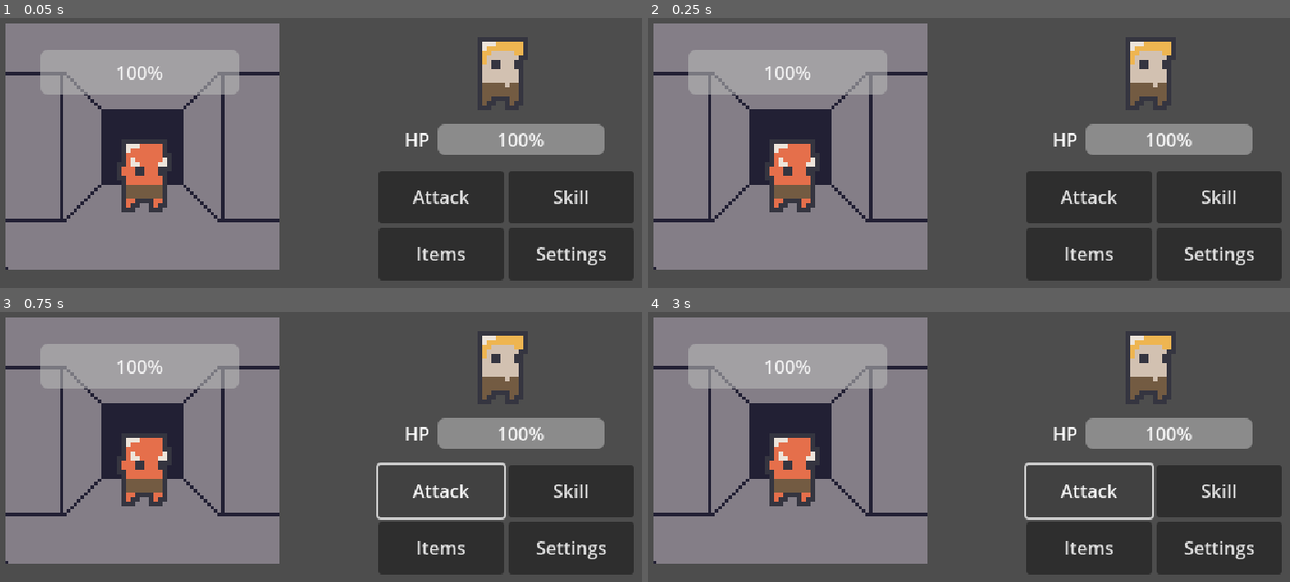
Above: before the commit, frames 1-4 (two rows, left to right).
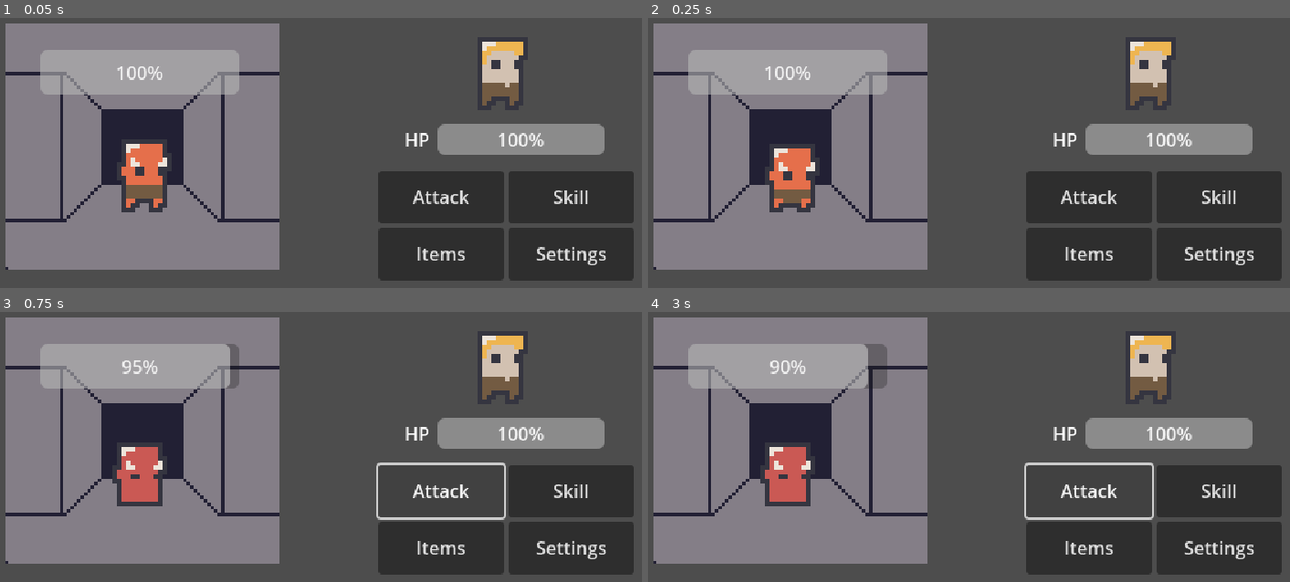
Above: after the commit, the same moments.

Repository: THE21Falcam/Dungeon-Madness
Game: Godot game, scene res://Main World/main_world.tscn
Same seed, same stepped clock (60 frames per second), same inputs: the game is played once before the commit and once after it.
Inputs:
- Up to frame 1 (0.05 s): no input
- Up to frame 2 (0.25 s): no input
- Up to frame 3 (0.75 s): click "Attack" at 0.5 s
- Up to frame 4 (3 s): click "Skill" at 1.25 s; click "Items" at 2 s; click "Attack" at 2.75 s

Frame 1 is identical in both runs. In frame 2, 0.5% of the frame differs, in the area x 18-27%, y 46-71%; in frame 3, 2.1%; in frame 4, 2.4%, in the area x 17-38%, y 11-72%.

Commit message:
Added Atttack and Damage Mechanics to the Game

Diff:
--- a/Dungen Foe/dungen_foe.gd
+++ b/Dungen Foe/dungen_foe.gd
@@ -1 +1,34 @@
 extends Node2D
+
+var HP = 20
+var Foe_Die = false
+var Foe_hit = false
+@onready var sprite = $AnimatedSprite2D
+var hp: int = 100
+var state: String = "idle"
+
+func play_idle():
+	state = "idle"
+	sprite.play("Demon_Normal")
+
+func play_attack():
+	state = "attack"
+	sprite.play("Demon_Hurt")
+
+func play_die():
+	state = "die"
+	sprite.play("Demon_Die")
+
+
+func _process(delta: float) -> void:
+	# Check health
+	if HP <= 0 and state != "die":
+		Foe_Die = true
+		play_die()
+
+	if state == "attack" and not sprite.is_playing():
+		play_idle()
+
+	if state == "die" and not sprite.is_playing():
+
+		sprite.hide()
--- a/Dungen Foe/dungen_foe.tscn
+++ b/Dungen Foe/dungen_foe.tscn
@@ -1,7 +1,39 @@
-[gd_scene load_steps=8 format=3 uid="uid://c6kbe1mcxwwga"]
+[gd_scene load_steps=16 format=3 uid="uid://c6kbe1mcxwwga"]
 
 [ext_resource type="Script" uid="uid://bfcbsxb7myxky" path="res://Dungen Foe/dungen_foe.gd" id="1_i3c0f"]
 [ext_resource type="Texture2D" uid="uid://ctt2evxr62lay" path="res://Assets/Dungeon Sprites by analogstudios/demon_.png" id="1_nb8te"]
+
+[sub_resource type="AtlasTexture" id="AtlasTexture_mpr6n"]
+atlas = ExtResource("1_nb8te")
+region = Rect2(0, 120, 24, 24)
+
+[sub_resource type="AtlasTexture" id="AtlasTexture_6lwka"]
+atlas = ExtResource("1_nb8te")
+region = Rect2(24, 120, 24, 24)
+
+[sub_resource type="AtlasTexture" id="AtlasTexture_7fnts"]
+atlas = ExtResource("1_nb8te")
+region = Rect2(48, 120, 24, 24)
+
+[sub_resource type="AtlasTexture" id="AtlasTexture_evkfn"]
+atlas = ExtResource("1_nb8te")
+region = Rect2(72, 120, 24, 24)
+
+[sub_resource type="AtlasTexture" id="AtlasTexture_i3c0f"]
+atlas = ExtResource("1_nb8te")
+region = Rect2(0, 96, 24, 24)
+
+[sub_resource type="AtlasTexture" id="AtlasTexture_p0u0c"]
+atlas = ExtResource("1_nb8te")
+region = Rect2(24, 96, 24, 24)
+
+[sub_resource type="AtlasTexture" id="AtlasTexture_7jqhu"]
+atlas = ExtResource("1_nb8te")
+region = Rect2(48, 96, 24, 24)
+
+[sub_resource type="AtlasTexture" id="AtlasTexture_3cvy3"]
+atlas = ExtResource("1_nb8te")
+region = Rect2(72, 96, 24, 24)
 
 [sub_resource type="AtlasTexture" id="AtlasTexture_n83fd"]
 atlas = ExtResource("1_nb8te")
@@ -23,6 +55,40 @@
 animations = [{
 "frames": [{
 "duration": 1.0,
+"texture": SubResource("AtlasTexture_mpr6n")
+}, {
+"duration": 1.0,
+"texture": SubResource("AtlasTexture_6lwka")
+}, {
+"duration": 1.0,
+"texture": SubResource("AtlasTexture_7fnts")
+}, {
+"duration": 1.0,
+"texture": SubResource("AtlasTexture_evkfn")
+}],
+"loop": false,
+"name": &"Demon_Die",
+"speed": 4.0
+}, {
+"frames": [{
+"duration": 1.0,
+"texture": SubResource("AtlasTexture_i3c0f")
+}, {
+"duration": 1.0,
+"texture": SubResource("AtlasTexture_p0u0c")
+}, {
+"duration": 1.0,
+"texture": SubResource("AtlasTexture_7jqhu")
+}, {
+"duration": 1.0,
+"texture": SubResource("AtlasTexture_3cvy3")
+}],
+"loop": false,
+"name": &"Demon_Hurt",
+"speed": 12.0
+}, {
+"frames": [{
+"duration": 1.0,
 "texture": SubResource("AtlasTexture_n83fd")
 }, {
 "duration": 1.0,
@@ -34,7 +100,7 @@
 "duration": 1.0,
 "texture": SubResource("AtlasTexture_amdc8")
 }],
-"loop": true,
+"loop": false,
 "name": &"Demon_Normal",
 "speed": 5.0
 }]
@@ -46,4 +112,7 @@
 
 [node name="AnimatedSprite2D" type="AnimatedSprite2D" parent="."]
 sprite_frames = SubResource("SpriteFrames_cexqq")
-animation = &"Demon_Normal"
+animation = &"Demon_Die"
+autoplay = "Demon_Normal"
+
+[connection signal="animation_finished" from="AnimatedSprite2D" to="." method="_on_animated_sprite_2d_animation_finished"]
--- a/Main World/main_world.gd
+++ b/Main World/main_world.gd
@@ -1 +1,14 @@
 extends Node2D
+
+@onready var Enemy = $"Dungen Foe"
+@onready var For_HP_Bar = $"Extra UI/Dungen GUI/Foe HP Bar"
+@onready var Attack_Button = $"Extra UI/Dungen GUI/GridContainer/Attack"
+
+func _process(delta: float) -> void:
+	For_HP_Bar.value = Enemy.HP
+	Attack_Button.disabled = Enemy.Foe_Die
+
+func _on_attack_pressed() -> void:
+	if Enemy.state != "die":
+		Enemy.play_attack()
+	Enemy.HP -= 1
--- a/Main World/main_world.tscn
+++ b/Main World/main_world.tscn
@@ -141,3 +141,5 @@
 
 [node name="Settings" parent="Extra UI" instance=ExtResource("2_2tp7a")]
 visible = false
+
+[connection signal="pressed" from="Extra UI/Dungen GUI/GridContainer/Attack" to="." method="_on_attack_pressed"]
Not shown, added: Assets/NF-Pixels-master/fonts/otf/NFPixels-Regular.otf.import
Not shown, added: Assets/NF-Pixels-master/fonts/ttf/NFPixels-Regular.ttf.import
Not shown, added: Assets/NF-Pixels-master/showcases/all_chars.png.import
Not shown, added: Assets/NF-Pixels-master/showcases/illustrations/game.png.import
Not shown, added: Assets/NF-Pixels-master/showcases/illustrations/grid.png.import
Not shown, added: Assets/NF-Pixels-master/showcases/illustrations/logo.png.import
Not shown, added: Assets/NF-Pixels-master/showcases/illustrations/lorem.png.import
Not shown, added: Assets/NF-Pixels-master/showcases/illustrations/readability.png.import
Not shown, added: Assets/NF-Pixels-master/showcases/ligatures.png.import
